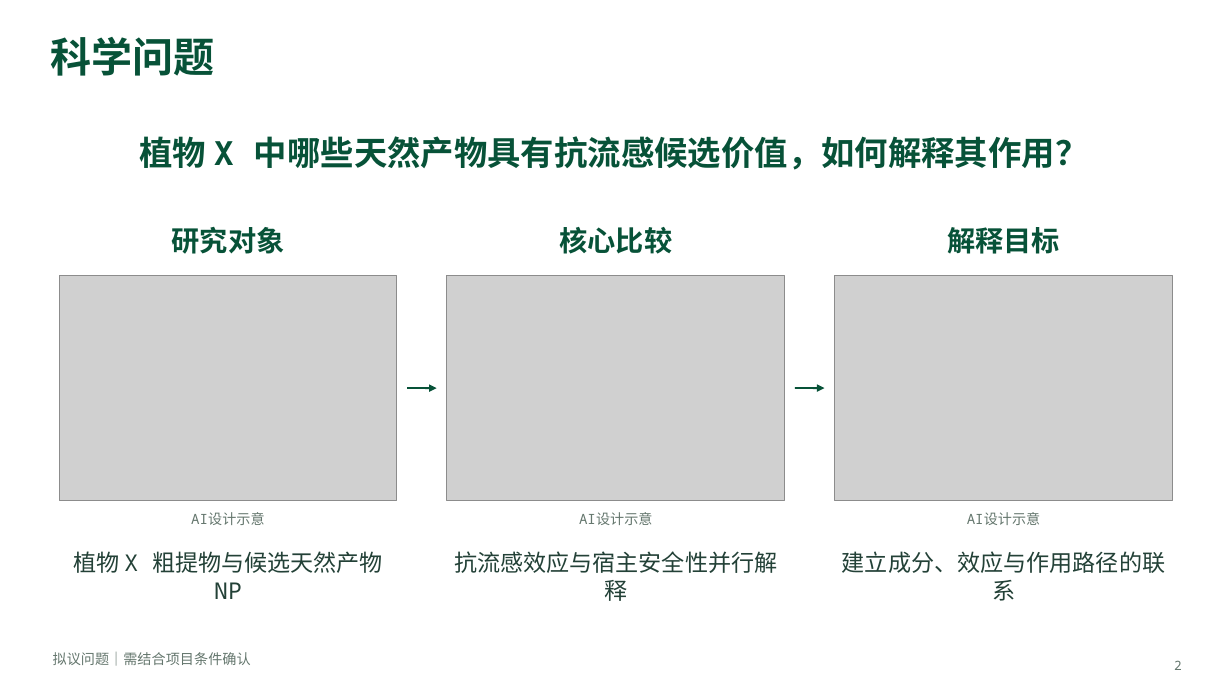
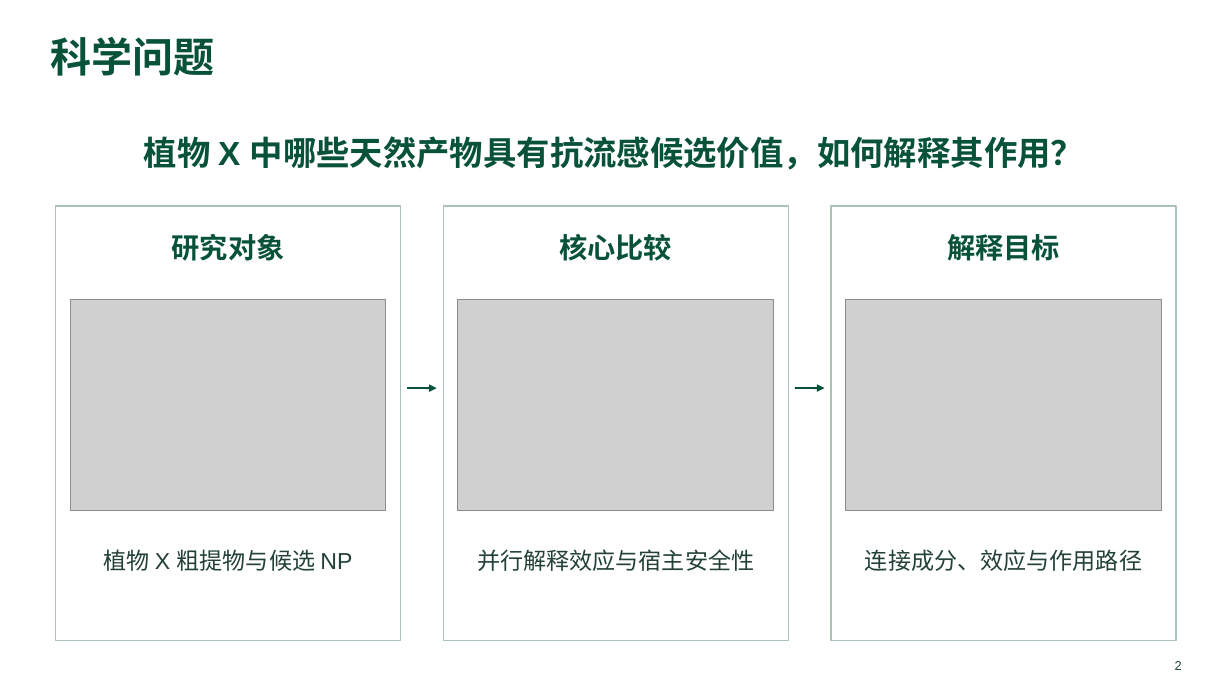
Before and after one commit to yetong0516/research-slide-workflow, a slide deck: slide 2 of examples/natural-antiviral/example.pptx. Drawn at 1232x693 pixels with LibreOffice and Linux fonts; fonts in the diff are those of the drawing; grey boxes stand for pictures. Boxes give left, top, right and bottom in pixels: in the first picture for what was removed or moved away, otherwise in the second. Text is boxed around its words. In the diff, an @@ line names an element or a change of style, - is before the commit and + after.

Commit message:
Refine slide hierarchy and topic frames with Chinese and Latin fonts

```diff
--- a/examples/natural-antiviral/example.pptx
+++ b/examples/natural-antiviral/example.pptx
@@ rectangle added at (x1=55, y1=206, x2=401, y2=640), fill #FFFFFF, outline #A8C3B4 1.1 pt @@
@@ rectangle added at (x1=444, y1=206, x2=789, y2=640), fill #FFFFFF, outline #A8C3B4 1.1 pt @@
@@ rectangle added at (x1=831, y1=206, x2=1177, y2=640), fill #FFFFFF, outline #A8C3B4 1.1 pt @@
@@ text "研究对象" moved from (x1=172, y1=227, x2=285, y2=254) to (x1=172, y1=234, x2=285, y2=261) @@
@@ text "核心比较" moved from (x1=559, y1=227, x2=672, y2=254) to (x1=559, y1=234, x2=672, y2=261) @@
@@ font Noto Sans Mono to Arial in 4 elements at (x1=144, y1=136, x2=1084, y2=170), (x1=172, y1=234, x2=285, y2=261), (x1=559, y1=234, x2=672, y2=261), (x1=947, y1=234, x2=1060, y2=261) @@
@@ text "解释目标" moved from (x1=947, y1=227, x2=1060, y2=254) to (x1=947, y1=234, x2=1060, y2=261) @@
@@ picture resized from (x1=59, y1=275, x2=397, y2=501) to (x1=70, y1=300, x2=386, y2=511) @@
@@ picture resized from (x1=447, y1=275, x2=786, y2=501) to (x1=458, y1=300, x2=775, y2=511) @@
@@ picture resized from (x1=835, y1=275, x2=1173, y2=501) to (x1=846, y1=300, x2=1162, y2=511) @@
@@ text removed at (x1=191, y1=512, x2=265, y2=525) @@
-AI设计示意
@@ text removed at (x1=579, y1=512, x2=653, y2=525) @@
-AI设计示意
@@ text removed at (x1=967, y1=512, x2=1041, y2=525) @@
-AI设计示意
@@ text at (x1=103, y1=549, x2=352, y2=571): text changed; font Noto Sans Mono to Arial @@
-植物 X 粗提物与候选天然产物 NP
+植物 X 粗提物与候选 NP
@@ text at (x1=477, y1=549, x2=754, y2=571): text changed; font Noto Sans Mono to Arial @@
-抗流感效应与宿主安全性并行解释
+并行解释效应与宿主安全性
@@ text at (x1=865, y1=549, x2=1142, y2=571): text changed; font Noto Sans Mono to Arial @@
-建立成分、效应与作用路径的联系
+连接成分、效应与作用路径
@@ text removed at (x1=53, y1=652, x2=251, y2=665) @@
-拟议问题｜需结合项目条件确认
@@ text "2" at (x1=1175, y1=661, x2=1182, y2=670): font Noto Sans Mono to Arial, text colour #65776E to #234137 @@
```
Also in this commit, not shown: 7 other slides changed, 18 other files.
